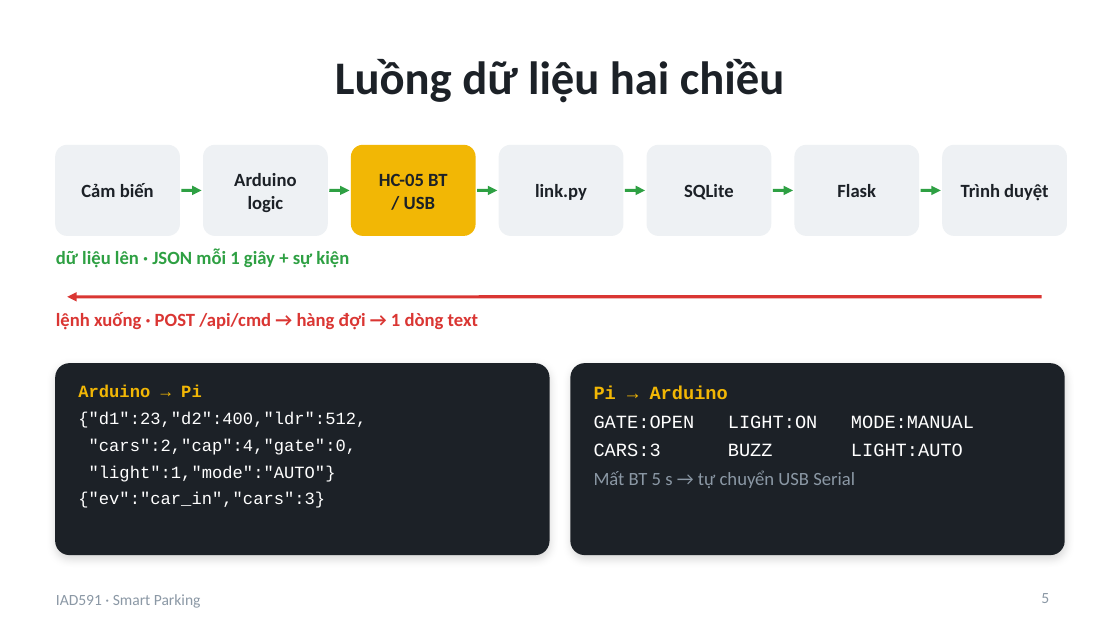
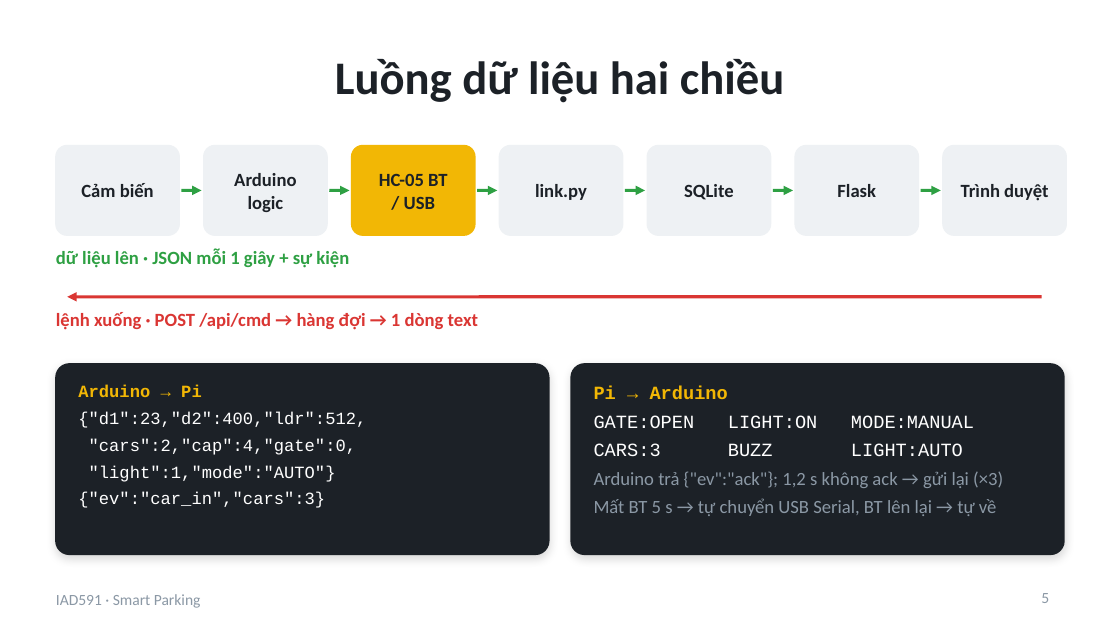
Before and after one commit to haihpse150218/iad591-smart-parking, a slide deck: slide 5 of docs/SmartParking_IAD591.pptx. Drawn at 1120x630 pixels with LibreOffice and Linux fonts; fonts in the diff are those of the drawing. Boxes give left, top, right and bottom in pixels: in the first picture for what was removed or moved away, otherwise in the second. Text is boxed around its words. In the diff, an @@ line names an element or a change of style, - is before the commit and + after.

```diff
--- a/docs/SmartParking_IAD591.pptx
+++ b/docs/SmartParking_IAD591.pptx
@@ text at (x1=594, y1=471, x2=1003, y2=516): text changed @@
-Mất BT 5 s → tự chuyển USB Serial
+Arduino trả {"ev":"ack"}; 1,2 s không ack → gửi lại (×3)
+Mất BT 5 s → tự chuyển USB Serial, BT lên lại → tự về
```
Also in this commit, not shown: 5 other slides changed, 1 other file.
